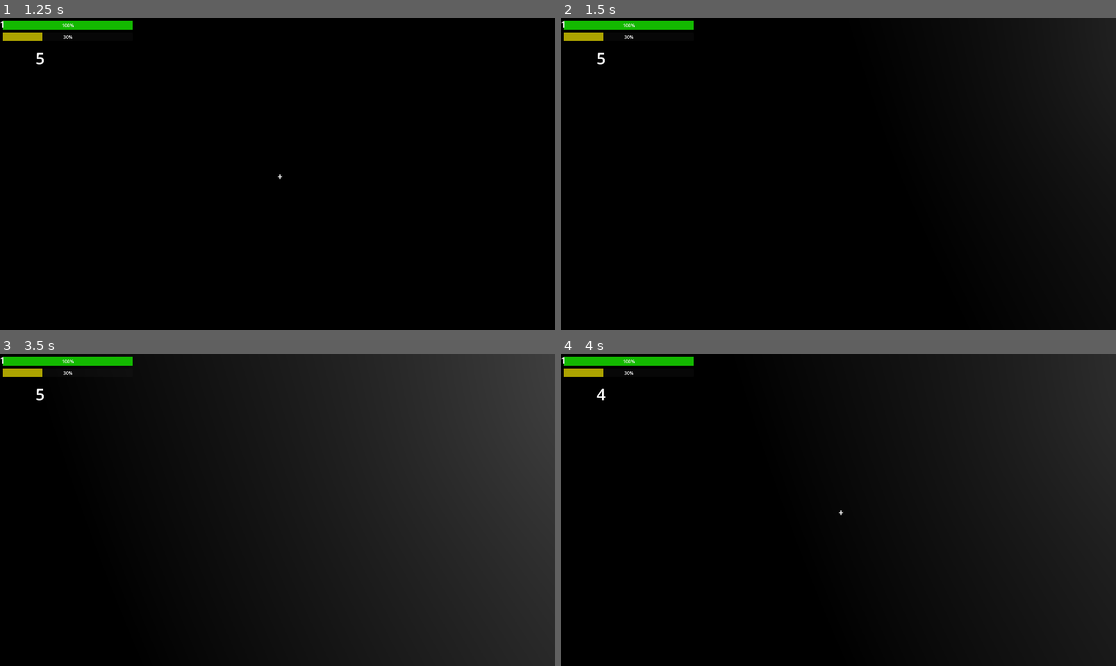
Above: before the commit, frames 1-4 (two rows, left to right).
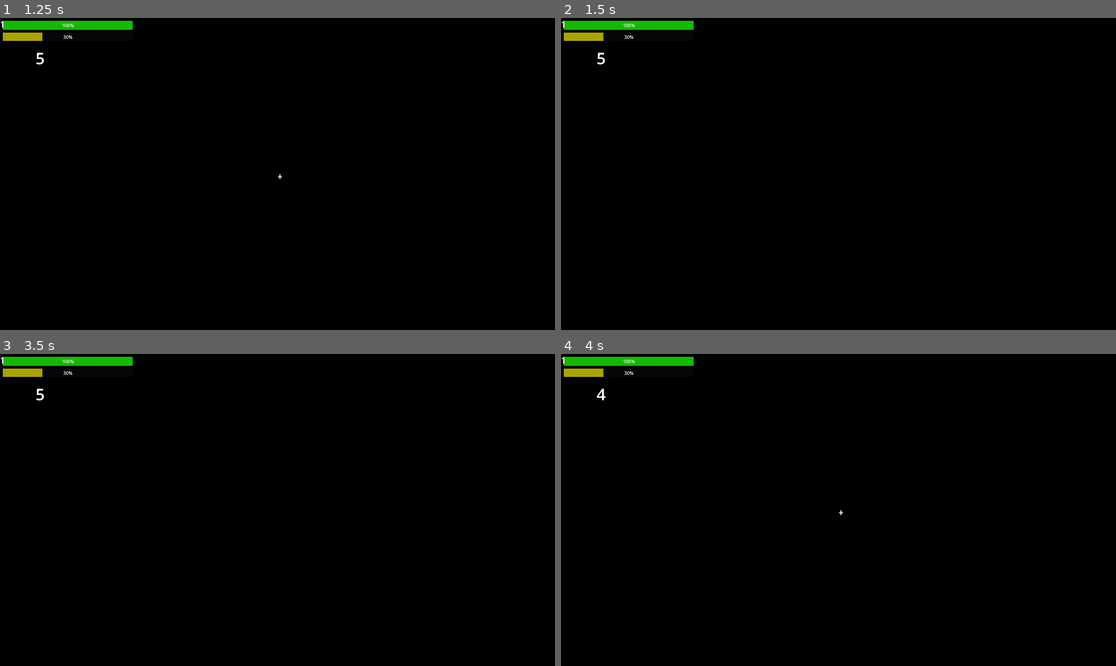
Above: after the commit, the same moments.

Repository: zalt00/SlipFeetpics
Game: Godot game, scene res://scenes/test_scenes/CHARLES.tscn
Same seed, same stepped clock (60 frames per second), same inputs: the game is played once before the commit and once after it. The project has no main scene, so this scene is started directly.
Inputs (mouse positions are in pixels of both pictures, inside the frame that each line leads up to):
- Up to frame 1 (1.25 s): tap Enter (pause) at 0.5 s; move the mouse to (305, 174) at 0.52 s; hold W (avant) from 0.53 s (still down); hold E (interact) from 0.53 s (still down)
- Up to frame 2 (1.5 s): keep holding W (avant); tap R (respawn) at 1.25 s; move the mouse to (810, 174) at 1.27 s; release E (interact) at 1.28 s; tap S (arrière) at 1.35 s
- Up to frame 3 (3.5 s): keep holding W (avant); tap E (interact) at 1.55, 2.85 s; tap R (respawn) at 2, 2.75 s; move the mouse to (288, 503) at 2.02 s; hold E (interact) 2.03-2.78 s; tap F (godmod) at 2.1 s; move the mouse to (271, 516) at 2.77 s
- Up to frame 4 (4 s): keep holding W (avant); move the mouse to (877, 513) at 3.52 s; hold E (interact) from 3.53 s (still down); click (877, 513) at 3.6 s

Frame 1 is identical in both runs. In frame 2, 2.6% of the frame differs, in the area x 90-100%, y 0-42%; in frame 3, 44%, in the area x 46-100%, y 0-100%; in frame 4, 17%.

Commit message:
light_charles_scene

Diff:
--- a/scenes/fps_player.tscn
+++ b/scenes/fps_player.tscn
@@ -7,7 +7,7 @@
 [ext_resource type="Material" uid="uid://jl4si673qlox" path="res://materials/white_vraiment_blanc.tres" id="5_brba3"]
 [ext_resource type="Theme" uid="uid://dpyaubnhngg7k" path="res://themes/health_bar.tres" id="5_we0pa"]
 [ext_resource type="PackedScene" uid="uid://b8gugxppn8f61" path="res://scenes/antimatter_grenade_launcher.tscn" id="7_8lwy5"]
-[ext_resource type="PackedScene" uid="uid://c5d2ojowi23y5" path="res://scenes/Echap.tscn" id="8_aemiu"]
+[ext_resource type="PackedScene" uid="uid://c5d2ojowi23y5" path="res://scenes/echap.tscn" id="8_aemiu"]
 [ext_resource type="Texture2D" uid="uid://bixqn5tvwua8v" path="res://images/ret.png" id="8_m8wlf"]
 [ext_resource type="AudioStream" uid="uid://dtdajr57g46uj" path="res://sounds/whoosh.mp3" id="9_fmnkt"]
 [ext_resource type="Script" path="res://scripts/bar.gd" id="11_d40eg"]
--- a/scenes/lights_charles/ambiant_light.tscn
+++ b/scenes/lights_charles/ambiant_light.tscn
@@ -36,8 +36,6 @@
 [node name="OmniLight3D" type="OmniLight3D" parent="spot"]
 transform = Transform3D(1, 0, 0, 0, 1, 0, 0, 0, 1, 1.21785e-08, 0.278612, 0)
 layers = 2
-light_energy = 2.705
-light_size = 0.18
 
 [node name="base" type="MeshInstance3D" parent="."]
 transform = Transform3D(-4.37114e-08, -1, 0, 1, -4.37114e-08, 0, 0, 0, 1, 0, 0, 0)
--- a/scenes/lights_charles/light1.tscn
+++ b/scenes/lights_charles/light1.tscn
@@ -32,11 +32,11 @@
 
 [node name="SpotLight3D" type="SpotLight3D" parent="spot"]
 transform = Transform3D(1, 0, 0, 0, -4.37114e-08, -1, 0, 1, -4.37114e-08, 0, 0, 0)
-layers = 2
+light_color = Color(0.783201, 0.783186, 1.15514e-06, 1)
 
 [node name="OmniLight3D" type="OmniLight3D" parent="spot"]
 transform = Transform3D(1, 0, 0, 0, 1, 0, 0, 0, 1, 1.02738e-08, 0.235037, 0)
-layers = 2
+light_color = Color(0.784314, 0.784314, 0, 1)
 
 [node name="base" type="MeshInstance3D" parent="."]
 transform = Transform3D(-4.37114e-08, -1, 0, 1, -4.37114e-08, 0, 0, 0, 1, 0, 0, 0)
--- a/scenes/test_scenes/CHARLES.tscn
+++ b/scenes/test_scenes/CHARLES.tscn
@@ -25,9 +25,21 @@
 transform = Transform3D(1, 0, 0, 0, 1, 0, 0, 0, 1, -4.97831, 3.52856, -2.56839)
 size = Vector3(0.001, 6.65585, 8.41669)
 
+[node name="CSGBox3D11" type="CSGBox3D" parent="unbreakable"]
+transform = Transform3D(1, 0, 0, 0, 1, 0, 0, 0, 1, -4.97831, 7.85461, -4.75065)
+size = Vector3(0.001, 2.00228, 3.82993)
+
+[node name="CSGBox3D12" type="CSGBox3D" parent="unbreakable"]
+transform = Transform3D(1, 0, 0, 0, 1, 0, 0, 0, 1, 4.90587, 7.85461, -4.75065)
+size = Vector3(0.001, 2.00228, 3.82993)
+
 [node name="CSGBox3D8" type="CSGBox3D" parent="unbreakable"]
 transform = Transform3D(1, 0, 0, 0, 1, 0, 0, 0, 1, 0.00315452, 6.74546, -0.938239)
 size = Vector3(10.0063, 0.001, 4.4976)
+
+[node name="CSGBox3D10" type="CSGBox3D" parent="unbreakable"]
+transform = Transform3D(1, 0, 0, 0, 1, 0, 0, 0, 1, 0.00315452, 8.76273, -5.43493)
+size = Vector3(10.0063, 0.001, 5.27956)
 
 [node name="CSGBox3D6" type="CSGBox3D" parent="unbreakable"]
 transform = Transform3D(1, 0, 0, 0, 1, 0, 0, 0, 1, 4.93789, 3.52856, -2.56839)
@@ -38,8 +50,8 @@
 size = Vector3(0.001, 6.65585, 10.7963)
 
 [node name="CSGBox3D9" type="CSGBox3D" parent="unbreakable"]
-transform = Transform3D(-4.37114e-08, 0, 1, 0, 1, 0, -1, 0, -4.37114e-08, 0.083159, 8.01622, -2.98901)
-size = Vector3(0.001, 2.54199, 10.7963)
+transform = Transform3D(-4.37114e-08, 0, 1, 0, 1, 0, -1, 0, -4.37114e-08, 0.083159, 7.79143, -2.98901)
+size = Vector3(0.001, 2.09241, 10.7963)
 
 [node name="CSGBox3D3" type="CSGBox3D" parent="unbreakable"]
 transform = Transform3D(1, 0, 0, 0, 1, 0, 0, 0, 1, -3.55629, 7.77172, -7.13142)
@@ -58,7 +70,7 @@
 size = Vector3(2.57617, 2.09674, 0.988525)
 
 [node name="player" parent="." node_paths=PackedStringArray("breakable", "unbreakable") instance=ExtResource("1_c6ihu")]
-transform = Transform3D(1, 0, 0, 0, 1, 0, 0, 0, 1, 1.60988, 1.415, 0.370677)
+transform = Transform3D(1, 0, 0, 0, 1, 0, 0, 0, 1, -3.62305, 1.415, 0.370677)
 breakable = NodePath("../breakable")
 unbreakable = NodePath("../unbreakable")
 
--- a/scripts/player.gd
+++ b/scripts/player.gd
@@ -186,17 +186,6 @@
 	if Input.is_action_just_pressed("respawn"):
 		get_tree().reload_current_scene()
 
-	"""
-	var list_changed = []
-	if Input.is_action_just_pressed("interact"):
-		if interact_raycast.is_looking_at_unbreakable:
-			#ajout de l'objet intersecté à list_changed
-			#change le matériau des objets de list_changed en "mat_colored"
-	elif Input.is_action_just_released("interact"):
-		if list_changed:
-			#change le matériau des objets de list_changed en "mat_normal"
-	"""
-
 	if interact_raycast.is_looking_at_interactable:
 		interact_text.show()
 	else:
